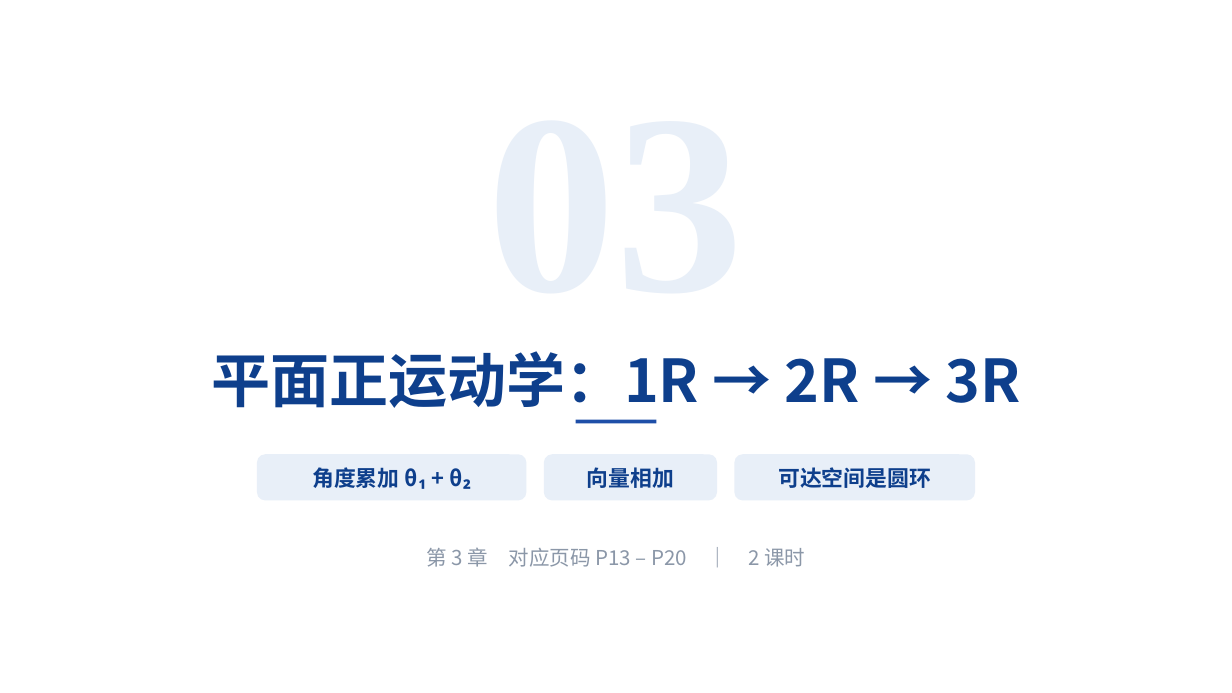
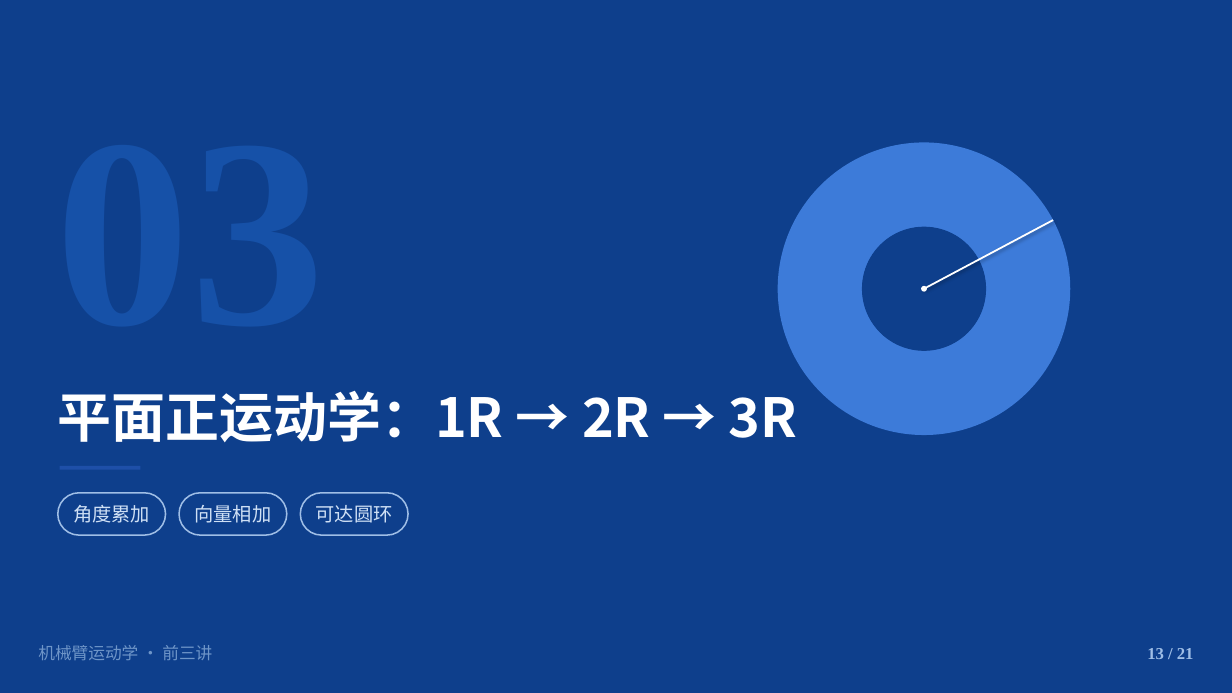
Before and after one commit to AlionFan/arm-kinematics-course, a slide deck: slide 13 of ppt/机械臂运动学-前三讲/机械臂运动学-前三讲.pptx. Drawn at 1232x693 pixels with LibreOffice and Linux fonts; fonts in the diff are those of the drawing. Boxes give left, top, right and bottom in pixels: in the first picture for what was removed or moved away, otherwise in the second. Text is boxed around its words. In the diff, an @@ line names an element or a change of style, - is before the commit and + after.

Commit message:
feat(ppt): 讲课 PPT 改为「以图为主、文字为辅、解释进备注」（v2 图像版）
PPT 改版
- 21 页全部重绘为原生矢量图形（圆/连线/箭头/弧/圆环/曲线），可在 PPT 内继续编辑
- 每页只留 标题 + 图上标注 + 至多一行公式；正文段落压到 ≤40 字
- 解释性文字全部移入演讲者备注，21/21 页带备注，每页 193–514 字（约 2–4 分钟口播）
- 页型交替：标准页（白底+蓝标题条）与 Hero 深色页（封面、3 张扉页、P9/P15/P18），Hero 占 28.6%
- 新增关键图：6 关节表盘阵列、双空间对照、UR5/R1 可达区间数轴、单位圆投影、
  角度/弧度半圆刻度、atan2 四象限、θ2 相对角、2R 向量相加、三级阶梯、可达圆环（真实比例+局部放大）、r–θ2 曲线
- 修正内容勘误：R1 可达区间「完全被」UR5 包含；扫掠 θ2 时 r 严格单调减小且与 θ1 无关

讲义增强
- 三份 Word 讲义各内嵌与 PPT 同源的配图（M1 一张、M2 一张、M3 两张），宽度 13.97 cm 贴合版心
- 插入方式为 <img> + 独立说明段（转换器对 <figure>/<figcaption> 会拍平进上一段）
- 三份排版 HTML 重新通过 html-review 6 维度门禁，均 score 100 / passed

工程配套
- 新增 preview.py：无 Office 环境下解析 PPTX 形状 XML（含 freeform custGeom、连接符 flip、
  donut adj）用 Pillow 重绘成位图，用于目检
- 新增 check.py：越界 / 文本溢出 / 压页脚 / 备注完整性自检，结果 0 问题
- 新增 figures.py（配图生成）、redo_figs.py（配图注入讲义）
- 移除从未编译成功的 slidep 设计源 slides/*.slide（引擎不可用，已由 build_pptx.py 取代）
- STORY.md 重写为 v2 叙事与设计稿；.gitignore 忽略 preview/ 与 figures.pptx

```diff
--- a/ppt/机械臂运动学-前三讲/机械臂运动学-前三讲.pptx
+++ b/ppt/机械臂运动学-前三讲/机械臂运动学-前三讲.pptx
@@ rectangle added at bbox=[0, 0, 1232, 693], fill #0E3F8C @@
@@ donut added at bbox=[778, 142, 1071, 435], fill #3D7BD9 @@
@@ ellipse added at bbox=[862, 227, 985, 350], fill #0E3F8C, outline #0E3F8C 0.75 pt @@
@@ line added from (924, 288) to (1054, 220), #FFFFFF 1.4 pt @@
@@ ellipse added at bbox=[921, 286, 927, 291], fill #FFFFFF @@
@@ text "平面正运动学：1R → 2R → 3R": place and size @@
-text "平面正运动学：1R → 2R → 3R" at bbox=[211, 351, 1021, 408]
+text "平面正运动学：1R → 2R → 3R" at bbox=[58, 391, 798, 442]
@@ text "平面正运动学：1R → 2R → 3R" at bbox=[58, 391, 798, 442]: size 46 to 42 pt, text colour #0E3F8C to #FFFFFF; alignment centre to left @@
@@ rectangle: place and size @@
-rectangle at bbox=[576, 420, 657, 423]
+rectangle at bbox=[60, 466, 141, 470]
@@ fill #E8EFF8 to none; outline none to #9FBEE6 1.2 pt; proportions changed in 3 elements at bbox=[179, 493, 287, 535], bbox=[300, 493, 409, 535], bbox=[57, 493, 165, 535] @@
@@ rounded rectangle: place and size @@
-rounded rectangle at bbox=[257, 455, 527, 501]
+rounded rectangle at bbox=[57, 493, 165, 535]
@@ text at bbox=[73, 505, 150, 523]: text changed; size 17 to 15 pt; text colour #0E3F8C to #CFE0F5; bold off @@
-角度累加 θ₁ + θ₂
+角度累加
@@ text "向量相加": place and size @@
-text "向量相加" at bbox=[587, 467, 674, 488]
+text "向量相加" at bbox=[194, 505, 271, 523]
@@ text "向量相加" at bbox=[194, 505, 271, 523]: size 17 to 15 pt, text colour #0E3F8C to #CFE0F5, bold off @@
@@ rounded rectangle: place and size @@
-rounded rectangle at bbox=[544, 455, 718, 501]
+rounded rectangle at bbox=[179, 493, 287, 535]
@@ rounded rectangle: place and size @@
-rounded rectangle at bbox=[735, 455, 975, 501]
+rounded rectangle at bbox=[300, 493, 409, 535]
@@ text at bbox=[316, 505, 393, 523]: text changed; size 17 to 15 pt; text colour #0E3F8C to #CFE0F5; bold off @@
-可达空间是圆环
+可达圆环
@@ text removed at bbox=[427, 548, 805, 567] @@
-第 3 章 对应页码 P13 – P20 ｜ 2 课时
@@ text added at bbox=[38, 645, 212, 660], 13 pt, text #6E95C8 @@
+机械臂运动学 · 前三讲
@@ text added at bbox=[1147, 648, 1194, 659], 13 pt, text #9FBEE6, bold @@
+13 / 21
```
Also in this commit, not shown: 6 other slides changed, 14 slides added, 14 slides removed, 35 other files.
